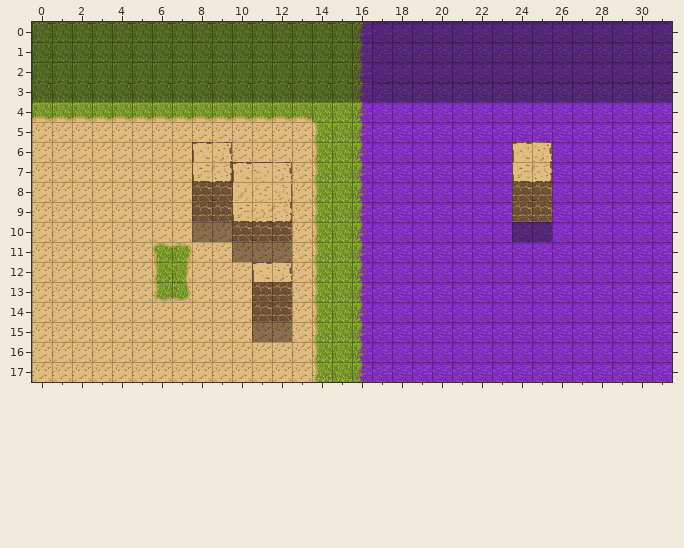
A Tiled map gets an edit: Art/background_tile/tile_alphamap3.tmx. The picture above is the old version.
Cells are 32x32 px. Shown: x 0..31, y 0..17.
New version:
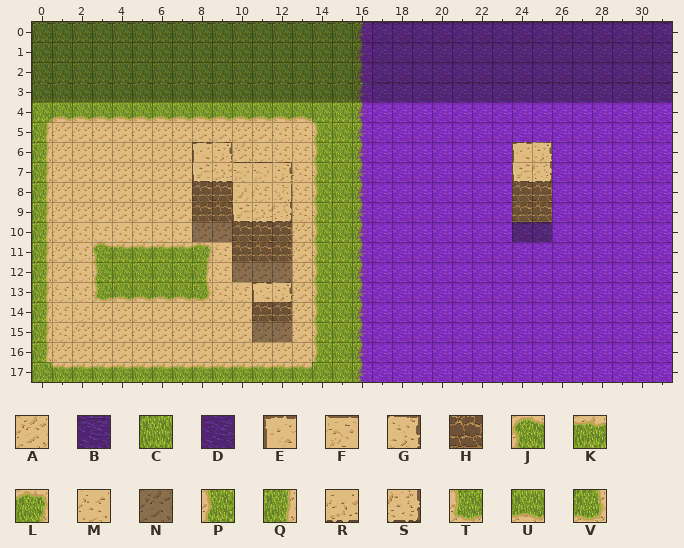
Key: from "tile_ground": A 1, B 2, C 4, D 7, E 24, F 25, G 26, H 28, J 29, K 30, L 31, M 33, N 36, P 37, Q 39, R 41, S 42, T 45, U 46, V 47.
_ is an empty cell.
Tiles of an added or newly shown layer are drawn over the layers below it.
The edit:
Layer "Tile Layer 1":
Tile E gives way to one hidden under a higher layer in row 7 at x 10.
Tile H gives way to one hidden under a higher layer in row 13 at x 11 to 12.
Tile N gives way to one hidden under a higher layer in row 11 at x 10 to 12.
Tile S gives way to one hidden under a higher layer in row 7 at x 9.
Tile D gives way to tile B in row 10 at x 24 to 25.
Tile A gives way to tile C in row 12 at x 4 to 5; in row 17 at x 0.
Tile P gives way to tile C in row 12 at x 6; in row 17 at x 14.
Tile Q gives way to tile C in row 12 at x 7.
Tile U gives way to tile C in row 4 at x 0.
Tile A gives way to tile J in row 11 at x 3.
Tile A gives way to tile K in row 11 at x 4 to 5; in row 17 at x 1 to 13.
Tile J gives way to tile K in row 11 at x 6.
Tile L gives way to tile K in row 11 at x 7.
Tile A gives way to tile L in row 11 at x 8.
Tile A gives way to tile M in row 5 at x 12 to 13; in row 6 at x 11 to 13; in rows 7 to 9 at x 13; in row 10 at x 2 to 7; in rows 11 to 12 at x 2 and 9; in row 13 at x 1 to 2 and 9 to 10.
Tile A gives way to tile M in row 14 at x 1 to 2; in row 15 at x 1.
Tile A gives way to tile N in row 12 at x 10.
Tile E gives way to tile N in row 12 at x 11.
Tile G gives way to tile N in row 12 at x 12.
Tile A gives way to tile P in row 12 at x 3.
Tile A gives way to tile Q in rows 5 to 11 at x 0; in row 12 at x 0 and 8; in rows 13 to 16 at x 0.
Tile A gives way to tile T in row 13 at x 3.
Tile A gives way to tile U in row 13 at x 4 to 5.
Tile T gives way to tile U in row 13 at x 6.
Tile V gives way to tile U in row 13 at x 7.
Tile A gives way to tile V in row 13 at x 8.
Layer "Wall" (added):
The edit adds tile E in row 13 at x 11.
The edit adds tile F in row 7 at x 10.
The edit adds tile G in row 13 at x 12.
The edit adds tile H in row 11 at x 10 to 12.
The edit adds tile R in row 7 at x 9.
Pixel boxes of the changes (left, top, right, bottom) in both pictures:
changed: (32, 102, 332, 382)
changed: (512, 222, 552, 225)
